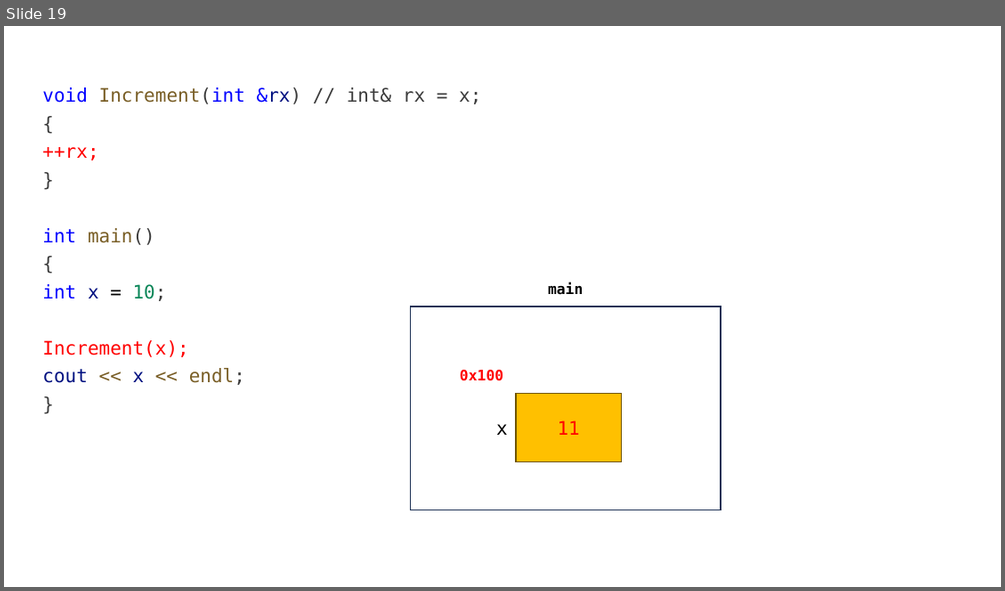
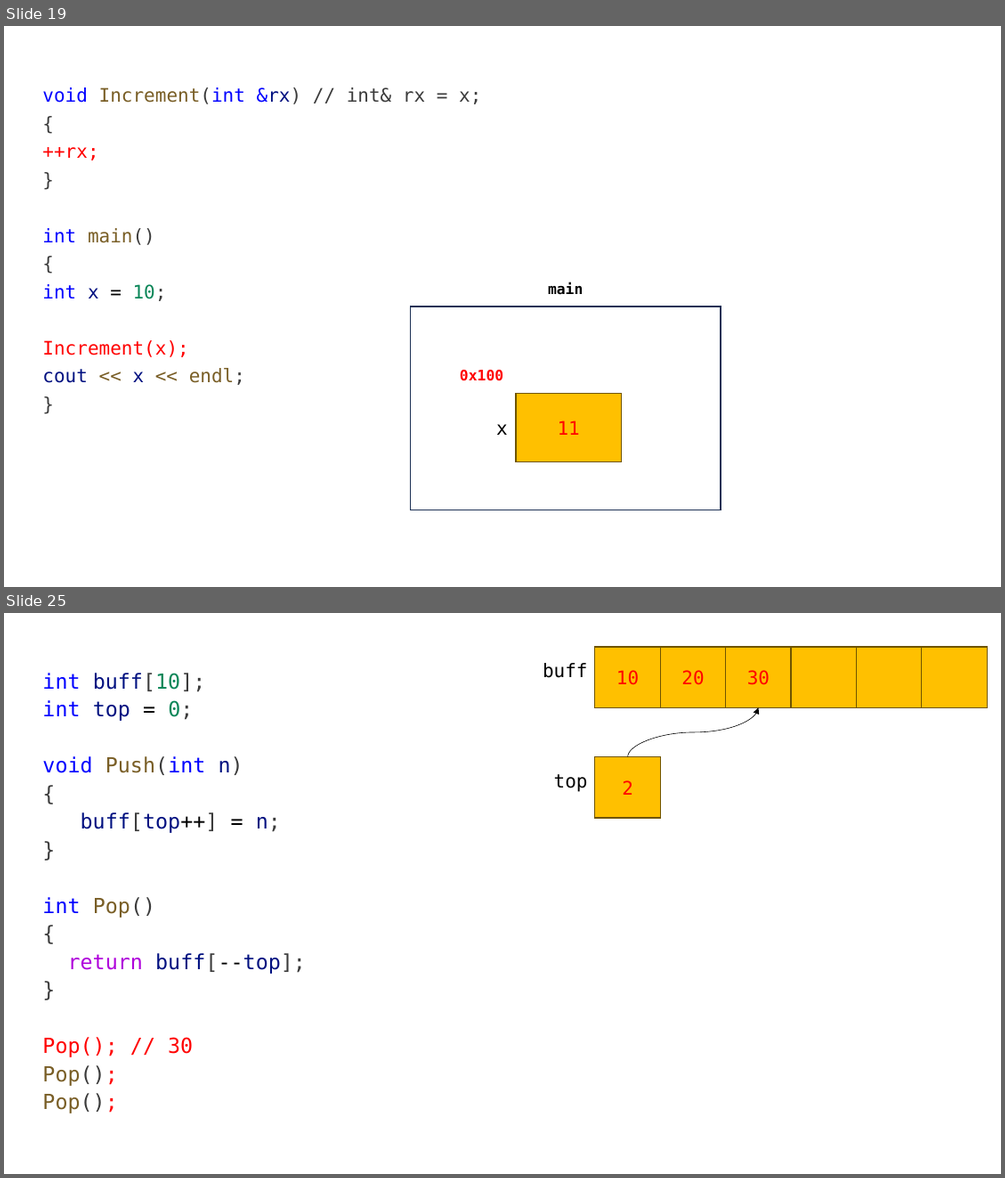
Before and after one commit to yoondev-classroom/cpp_250512, a slide deck: cpp_250512.pptx. Shown one above the other, each under a label of ours: slide 19 before the commit, slides 19 and 25 after it; the slides between them are not shown. The pictures are 1005x591 and 1005x1178 pixels, drawn with LibreOffice and Linux fonts; fonts in the diff are those of the drawing. Boxes give left, top, right and bottom in pixels: in the first picture for what was removed or moved away, otherwise in the second. Text is boxed around its words. In the diff, an @@ line names an element or a change of style, - is before the commit and + after.

```diff
--- a/cpp_250512.pptx
+++ b/cpp_250512.pptx
@@ slide 25 added at (x1=4, y1=613, x2=1001, y2=1174), background #FFFFFF @@
@@ text added at (x1=542, y1=663, x2=588, y2=678), 18 pt, text #000000 @@
+buff
@@ rectangle added at (x1=595, y1=647, x2=660, y2=707), fill #FFC000, outline #705400 1 pt, 18 pt, text #FF0000 @@
+10
@@ rectangle added at (x1=661, y1=647, x2=726, y2=707), fill #FFC000, outline #705400 1 pt, 18 pt, text #FF0000 @@
+20
@@ rectangle added at (x1=726, y1=647, x2=791, y2=707), fill #FFC000, outline #705400 1 pt, 18 pt, text #FF0000 @@
+30
@@ rectangle added at (x1=792, y1=647, x2=857, y2=707), fill #FFC000, outline #705400 1 pt @@
@@ rectangle added at (x1=857, y1=647, x2=922, y2=707), fill #FFC000, outline #705400 1 pt @@
@@ rectangle added at (x1=922, y1=647, x2=987, y2=707), fill #FFC000, outline #705400 1 pt @@
@@ text added at (x1=42, y1=673, x2=306, y2=1113), 20 pt, text #001080 @@
+int buff[10];
+int top = 0;
+void Push(int n)
+{
+buff[top++] = n;
+}
+int Pop()
+{
+return buff[--top];
+}
+Pop(); // 30
+Pop();
+Pop();
@@ curved arrow added from (628, 756) to (759, 708), #000000 0.5 pt @@
@@ rectangle added at (x1=595, y1=756, x2=660, y2=817), fill #FFC000, outline #705400 1 pt, 18 pt, text #FF0000 @@
+2
@@ text added at (x1=554, y1=774, x2=588, y2=792), 18 pt, text #000000 @@
+top
```
Also in this commit, not shown: 8 other slides added, 2 other files.
